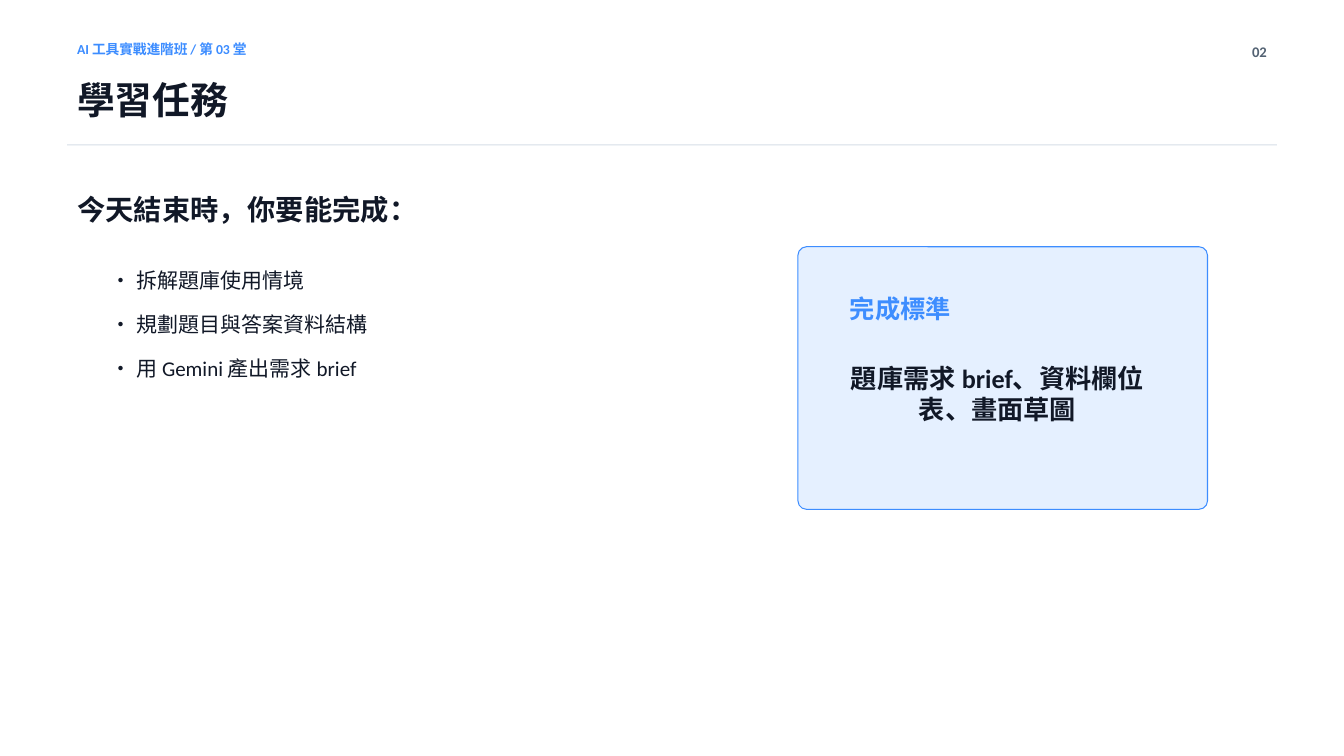
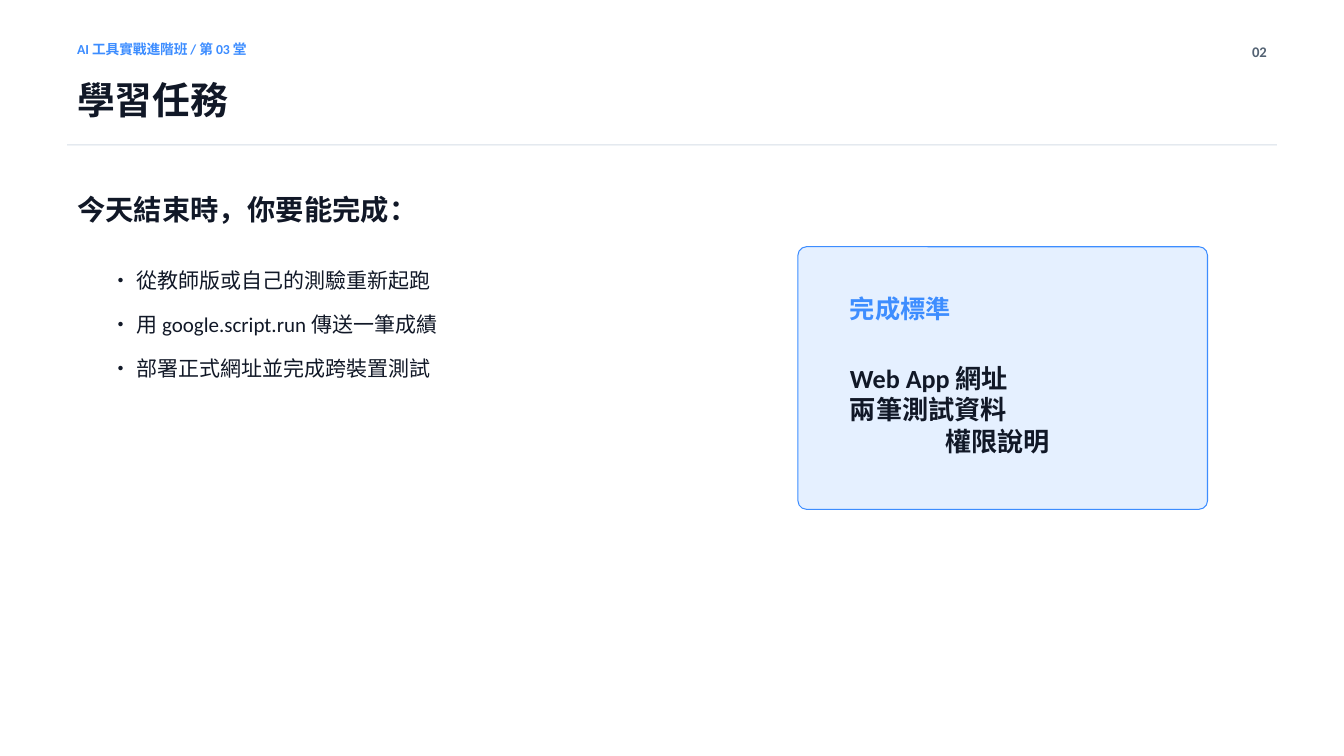
Before and after one commit to Calumai/calumai.com, a slide deck: slide 2 of class/ppt/lesson-03.pptx. Drawn at 1344x756 pixels with LibreOffice and Linux fonts; fonts in the diff are those of the drawing. Boxes give left, top, right and bottom in pixels: in the first picture for what was removed or moved away, otherwise in the second. Text is boxed around its words. In the diff, an @@ line names an element or a change of style, - is before the commit and + after.

```diff
--- a/class/ppt/lesson-03.pptx
+++ b/class/ppt/lesson-03.pptx
@@ text at (x1=136, y1=270, x2=430, y2=290): text changed @@
-• 拆解題庫使用情境
+• 從教師版或自己的測驗重新起跑
@@ text at (x1=136, y1=314, x2=437, y2=336): text changed @@
-• 規劃題目與答案資料結構
+• 用 google.script.run 傳送一筆成績
@@ text at (x1=136, y1=358, x2=430, y2=378): text changed @@
-• 用 Gemini 產出需求 brief
+• 部署正式網址並完成跨裝置測試
@@ text at (x1=850, y1=366, x2=1050, y2=454): text changed @@
-題庫需求 brief、資料欄位表、畫面草圖
+Web App 網址
+兩筆測試資料
+權限說明
```
Also in this commit, not shown: 4 other slides changed, 7 slides added, 3 slides removed, 48 other files.
